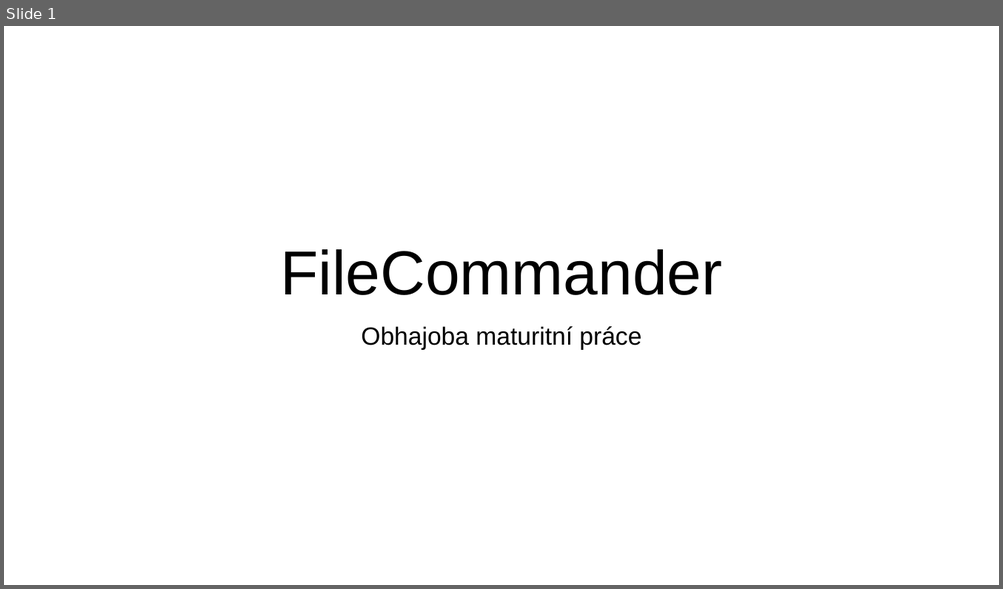
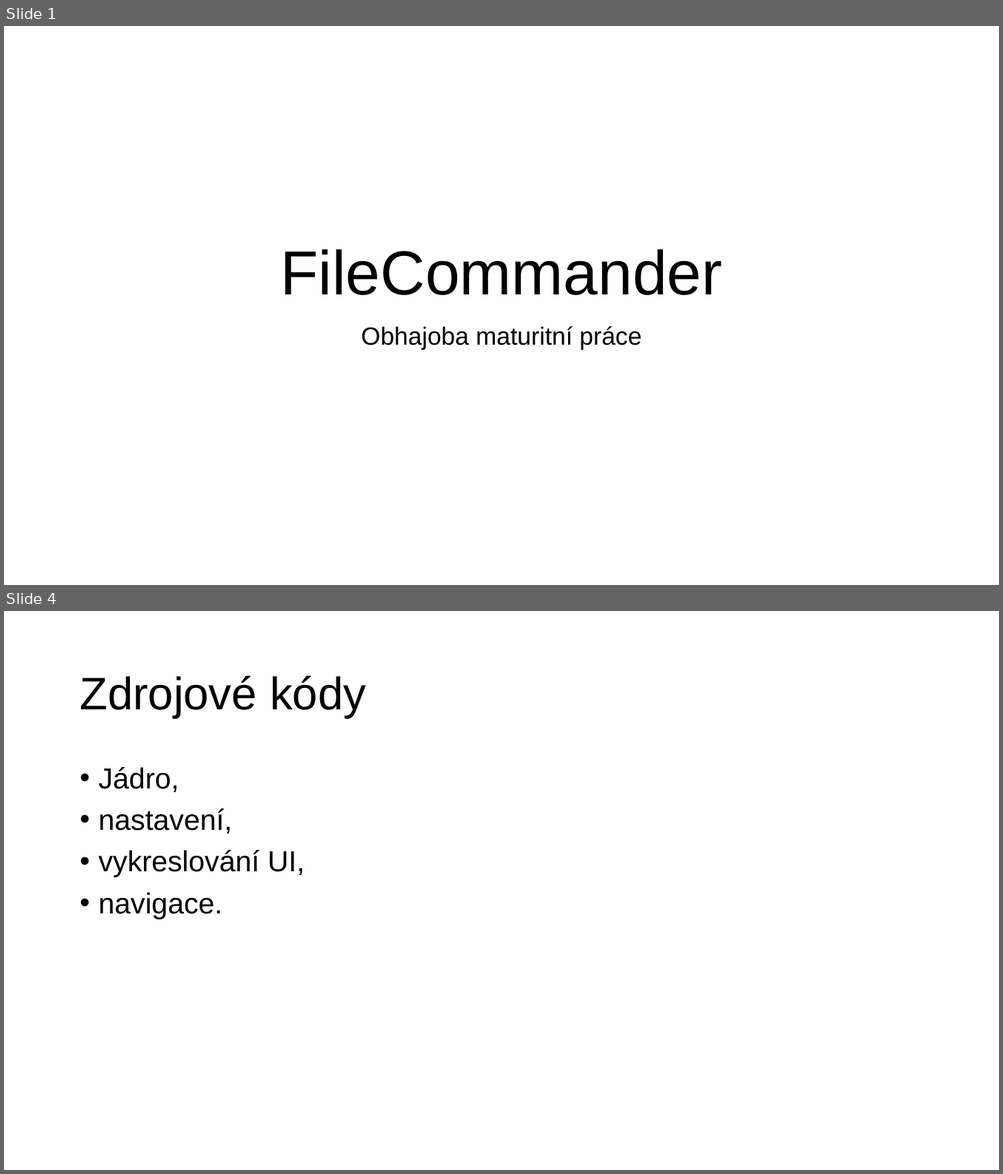
Before and after one commit to Okarisu/FileCommander, a slide deck: Obhajoba.pptx. Shown one above the other, each under a label of ours: slide 1 before the commit, slides 1 and 4 after it; the slides between them are not shown. The pictures are 1003x589 and 1003x1174 pixels, drawn with LibreOffice and Linux fonts; fonts in the diff are those of the drawing. Boxes give left, top, right and bottom in pixels: in the first picture for what was removed or moved away, otherwise in the second. Text is boxed around its words. In the diff, an @@ line names an element or a change of style, - is before the commit and + after.

```diff
--- a/Obhajoba.pptx
+++ b/Obhajoba.pptx
@@ slide 4 added at (4, 611, 999, 1170), background #FFFFFF @@
@@ title added at (79, 675, 366, 718), 44 pt, text #000000 @@
+Zdrojové kódy
@@ text added at (99, 767, 304, 920), 28 pt, text #000000 @@
+• Jádro,
+• nastavení,
+• vykreslování UI,
+• navigace.
```
Also in this commit, not shown: 2 slides changed, 4 other slides added.
